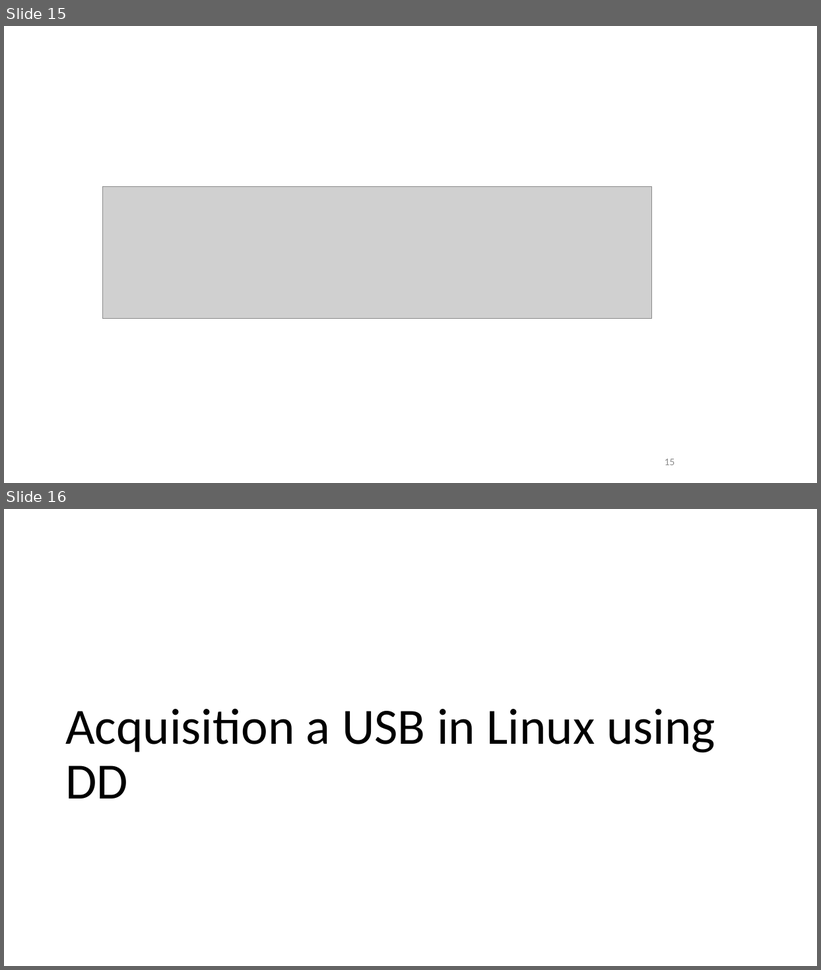
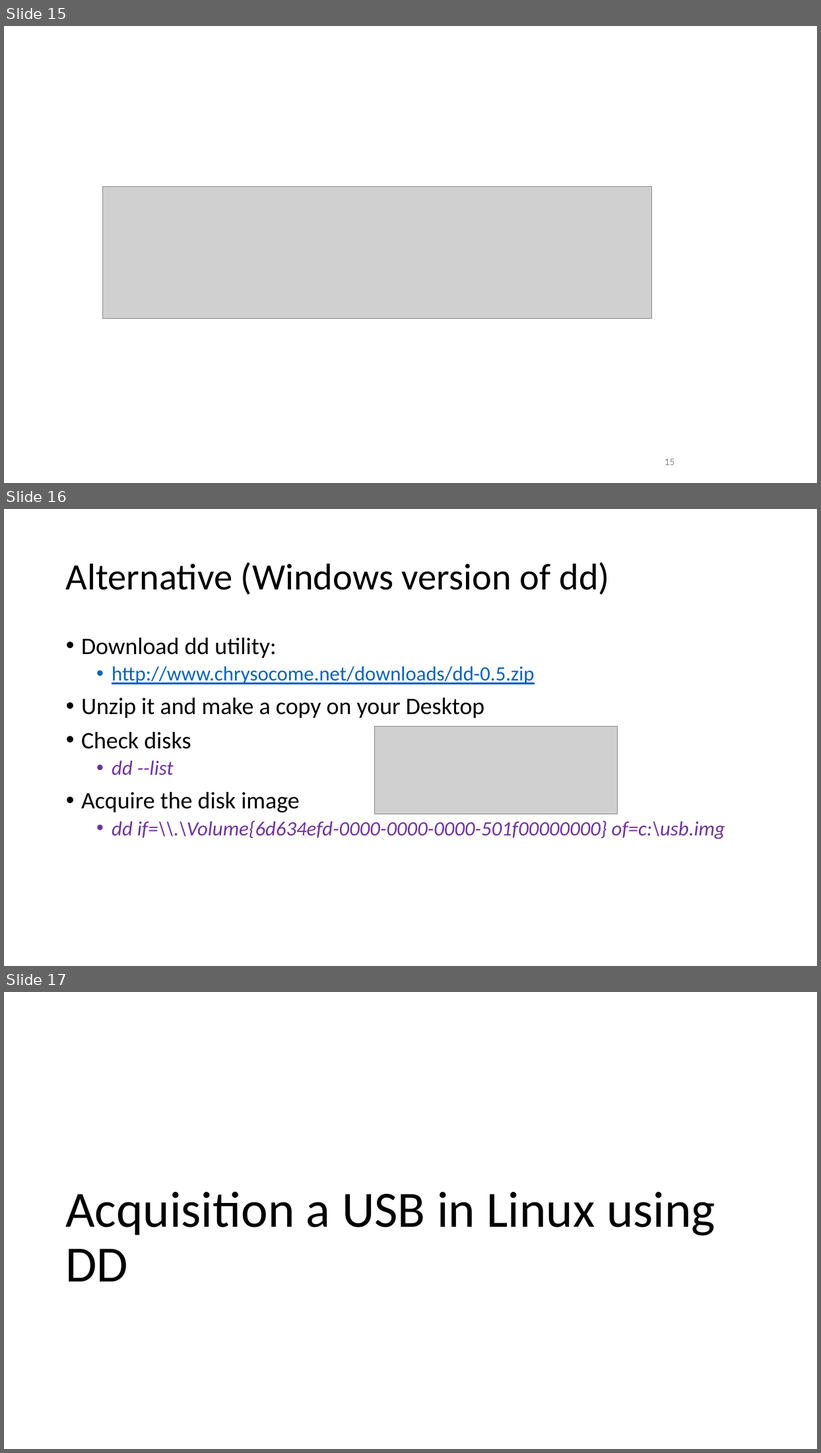
Before and after one commit to frankwxu/digital-forensics-lab, a slide deck: Basic_Computer_Skills_for_Forensics/7_USB_Image_Acquisition.pptx. Shown one above the other, each under a label of ours: slides 15 and 16 before the commit, slides 15, 16 and 17 after it. The pictures are 821x970 and 821x1453 pixels, drawn with LibreOffice and Linux fonts; fonts in the diff are those of the drawing; grey boxes stand for pictures; background and template pictures are left out. Boxes give left, top, right and bottom in pixels: in the first picture for what was removed or moved away, otherwise in the second. Text is boxed around its words. In the diff, an @@ line names an element or a change of style, - is before the commit and + after.

```diff
--- a/Basic_Computer_Skills_for_Forensics/7_USB_Image_Acquisition.pptx
+++ b/Basic_Computer_Skills_for_Forensics/7_USB_Image_Acquisition.pptx
@@ slide 16 added at bbox=[4, 509, 817, 966], background #FFFFFF @@
@@ title added at bbox=[66, 562, 610, 595], 44 pt, text #000000 @@
+Alternative (Windows version of dd)
@@ text added at bbox=[81, 638, 725, 840], 24 pt, text #000000 @@
+• Download dd utility:
+  • http://www.chrysocome.net/downloads/dd-0.5.zip
+• Unzip it and make a copy on your Desktop
+• Check disks
+  • dd --list
+• Acquire the disk image
+  • dd if=\\.\Volume{6d634efd-0000-0000-0000-501f00000000} of=c:\usb.img
@@ picture added at bbox=[375, 727, 618, 815] @@
@@ what was slide 16 is now slide 17 @@
```
Also in this commit, not shown: 2 slides changed, 4 other slides added, 8 other files.
